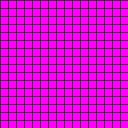
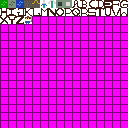
Two versions of the same layered image (128x128). Layer-by-layer changes:
painted on "Layer 0" over box(0, 0, 128, 24)
